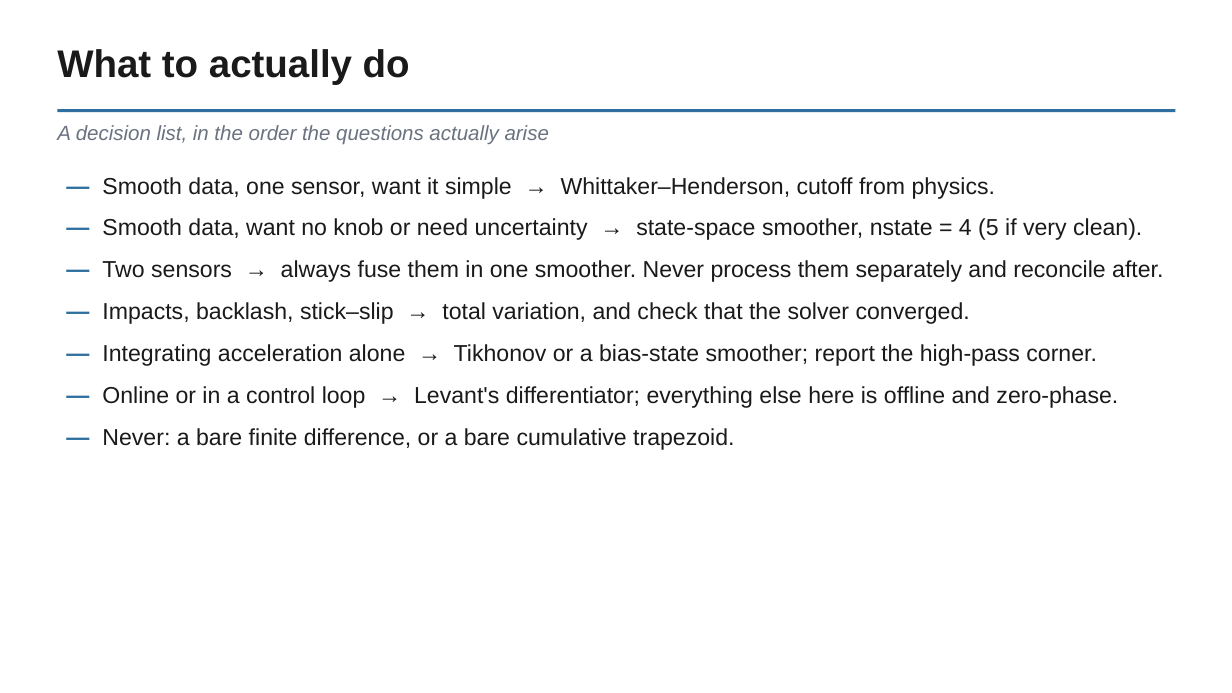
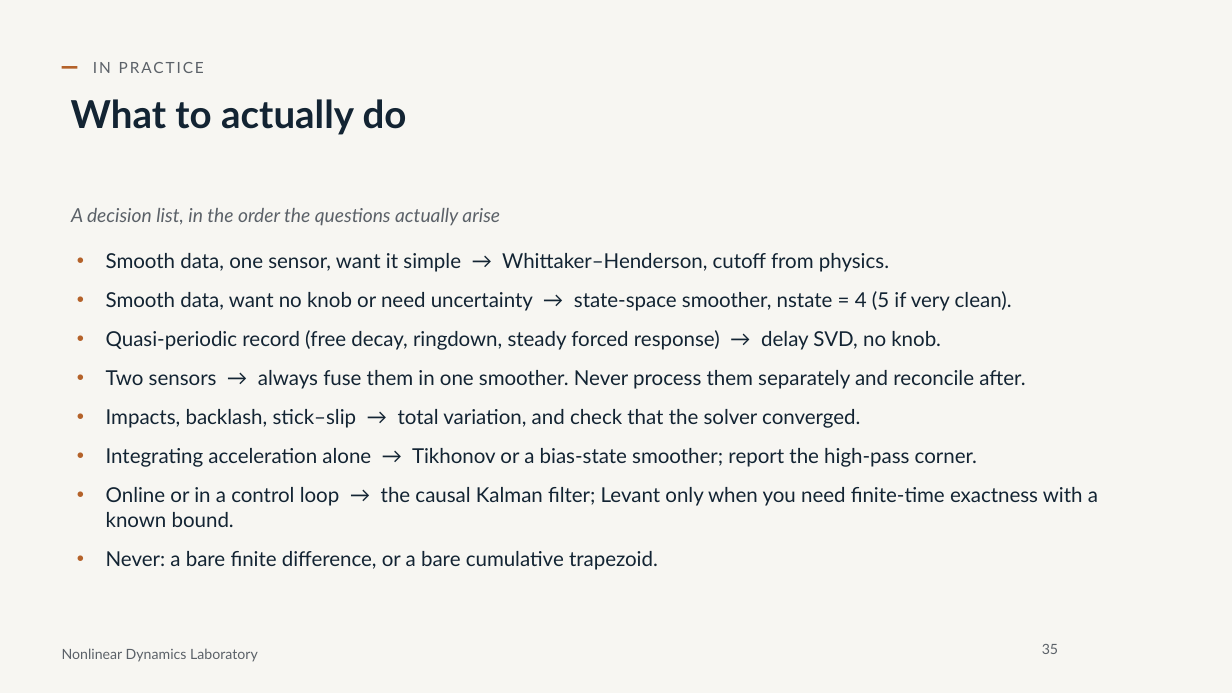
Before and after one commit to nld-uri/kinematics-toolbox, a slide deck: slide 35 of talk/differentiation_integration_talk.pptx (slide 23 before the commit). Drawn at 1232x693 pixels with LibreOffice and Linux fonts; fonts in the diff are those of the drawing; background and template pictures are left out. Boxes give left, top, right and bottom in pixels: in the first picture for what was removed or moved away, otherwise in the second. Text is boxed around its words. In the diff, an @@ line names an element or a change of style, - is before the commit and + after.

```diff
--- a/talk/differentiation_integration_talk.pptx
+++ b/talk/differentiation_integration_talk.pptx
@@ background #FFFFFF to #F7F6F2 @@
@@ title "What to actually do": place and size @@
-title "What to actually do" at bbox=[57, 49, 410, 84]
+title "What to actually do" at bbox=[71, 99, 407, 135]
@@ title "What to actually do" at bbox=[71, 99, 407, 135]: font Arial to Lato, text colour #1A1A1A to #132433 @@
@@ rectangle added at bbox=[62, 66, 78, 68], fill #B4622A @@
@@ text added at bbox=[93, 62, 204, 73], 12 pt, text #5B6168 @@
+IN PRACTICE
@@ rectangle removed at bbox=[57, 109, 1176, 113] @@
@@ text removed at bbox=[57, 125, 549, 144] @@
-A decision list, in the order the questions actually arise
@@ text at bbox=[71, 208, 1098, 570]: text changed; size 18 to 16 pt; font Arial to Lato; text colour #1A1A1A to #132433 @@
-— Smooth data, one sensor, want it simple → Whittaker–Henderson, cutoff from physics.
-— Smooth data, want no knob or need uncertainty → state-space smoother, nstate = 4 (5 if very clean).
-— Two sensors → always fuse them in one smoother. Never process them separately and reconcile after.
-— Impacts, backlash, stick–slip → total variation, and check that the solver converged.
-— Integrating acceleration alone → Tikhonov or a bias-state smoother; report the high-pass corner.
-— Online or in a control loop → Levant's differentiator; everything else here is offline and zero-phase.
-— Never: a bare finite difference, or a bare cumulative trapezoid.
+A decision list, in the order the questions actually arise
+• Smooth data, one sensor, want it simple → Whittaker–Henderson, cutoff from physics.
+• Smooth data, want no knob or need uncertainty → state-space smoother, nstate = 4 (5 if very clean).
+• Quasi-periodic record (free decay, ringdown, steady forced response) → delay SVD, no knob.
+• Two sensors → always fuse them in one smoother. Never process them separately and reconcile after.
+• Impacts, backlash, stick–slip → total variation, and check that the solver converged.
+• Integrating acceleration alone → Tikhonov or a bias-state smoother; report the high-pass corner.
+• Online or in a control loop → the causal Kalman filter; Levant only when you need finite-time exactness with a known bound.
+• Never: a bare finite difference, or a bare cumulative trapezoid.
@@ text added at bbox=[62, 648, 258, 662], 11 pt, text #5B6168 @@
+Nonlinear Dynamics Laboratory
@@ page number added at bbox=[1042, 644, 1058, 654], 11 pt, text #5B6168 @@
+35
```
Also in this commit, not shown: 23 other slides changed, 16 slides added, 2 slides removed, 28 other files.
